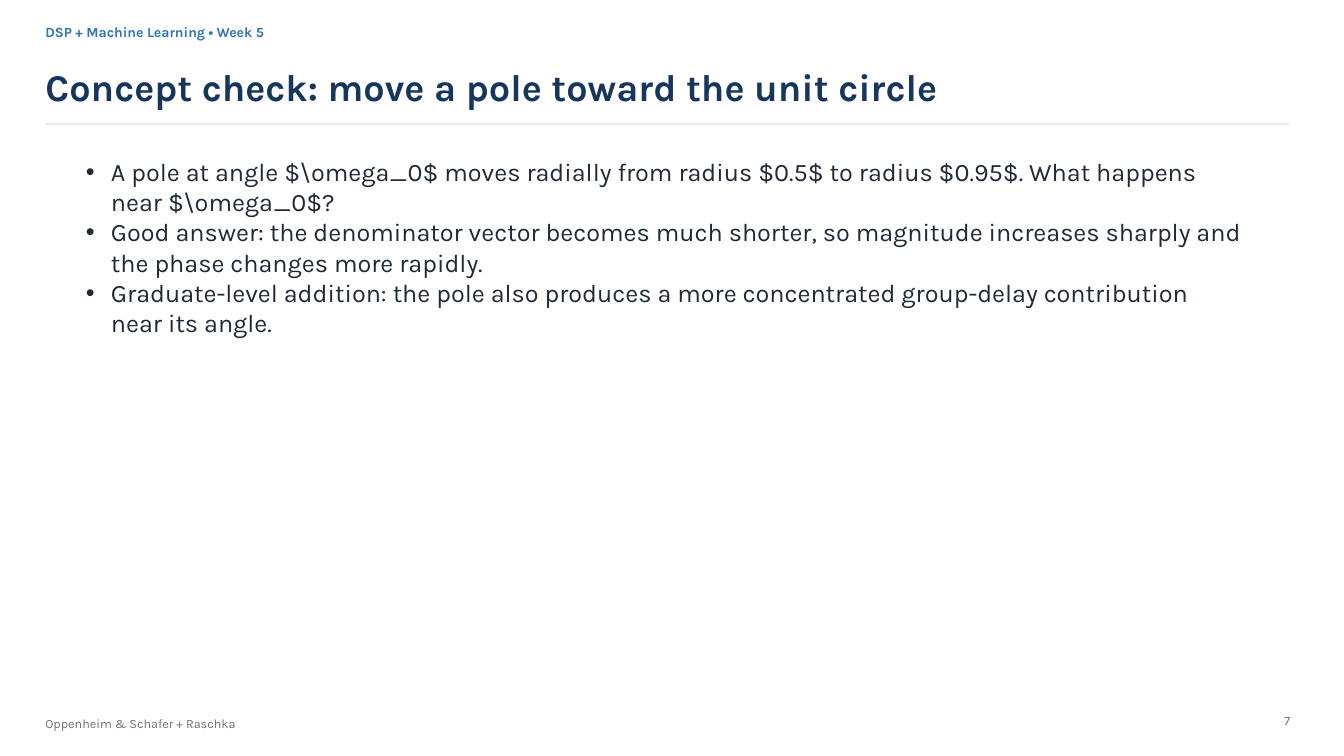
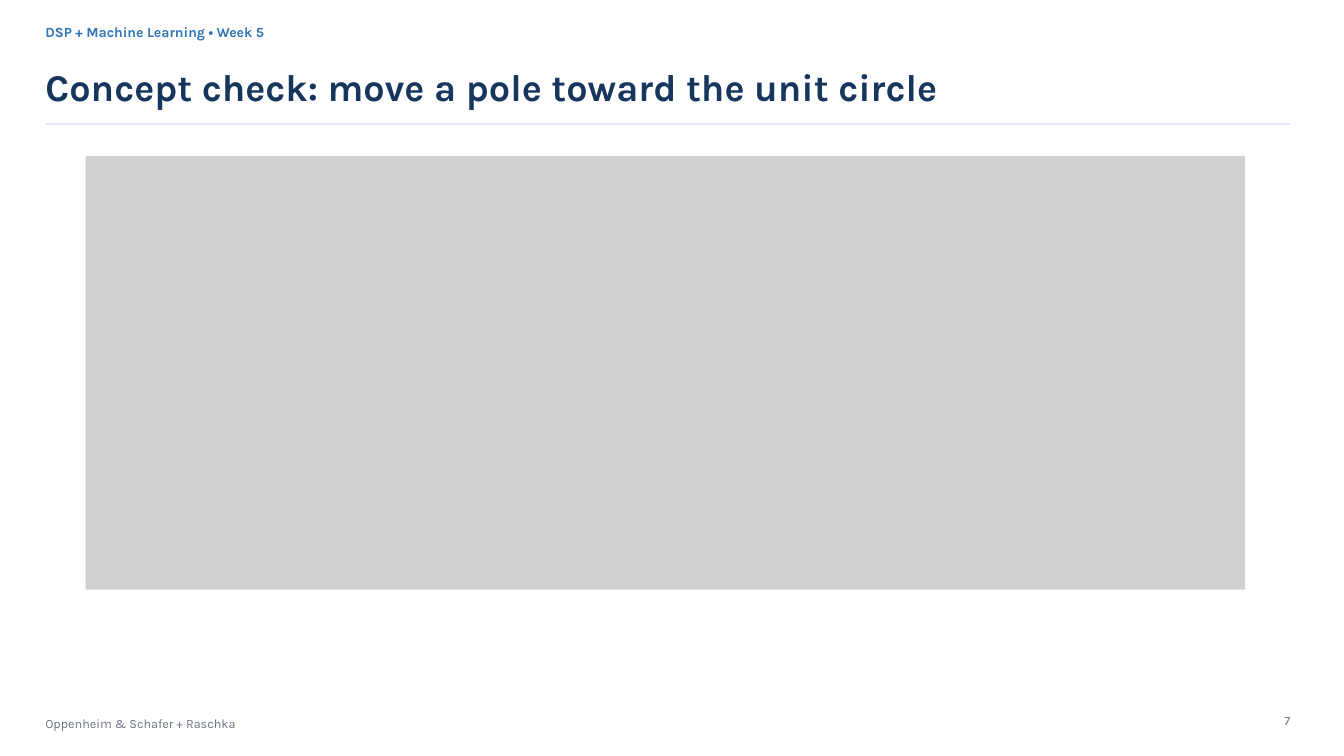
Before and after one commit to mathys2000/ecen45632_f26, a slide deck: slide 7 of python/CourseDesign/Week05e/Week5_Lecture9_Time_Frequency_Responses_Group_Delay.pptx. Drawn at 1344x756 pixels with LibreOffice and Linux fonts; fonts in the diff are those of the drawing; grey boxes stand for pictures. Boxes give left, top, right and bottom in pixels: in the first picture for what was removed or moved away, otherwise in the second. Text is boxed around its words. In the diff, an @@ line names an element or a change of style, - is before the commit and + after.

```diff
--- a/python/CourseDesign/Week05e/Week5_Lecture9_Time_Frequency_Responses_Group_Delay.pptx
+++ b/python/CourseDesign/Week05e/Week5_Lecture9_Time_Frequency_Responses_Group_Delay.pptx
@@ picture added at <box>86,156,1245,590</box> @@
@@ text removed at <box>111,162,1240,338</box> @@
-• A pole at angle $\omega_0$ moves radially from radius $0.5$ to radius $0.95$. What happens near $\omega_0$?
-• Good answer: the denominator vector becomes much shorter, so magnitude increases sharply and the phase changes more rapidly.
-• Graduate-level addition: the pole also produces a more concentrated group-delay contribution near its angle.
```
Also in this commit, not shown: 5 other slides changed, 6 other files.
